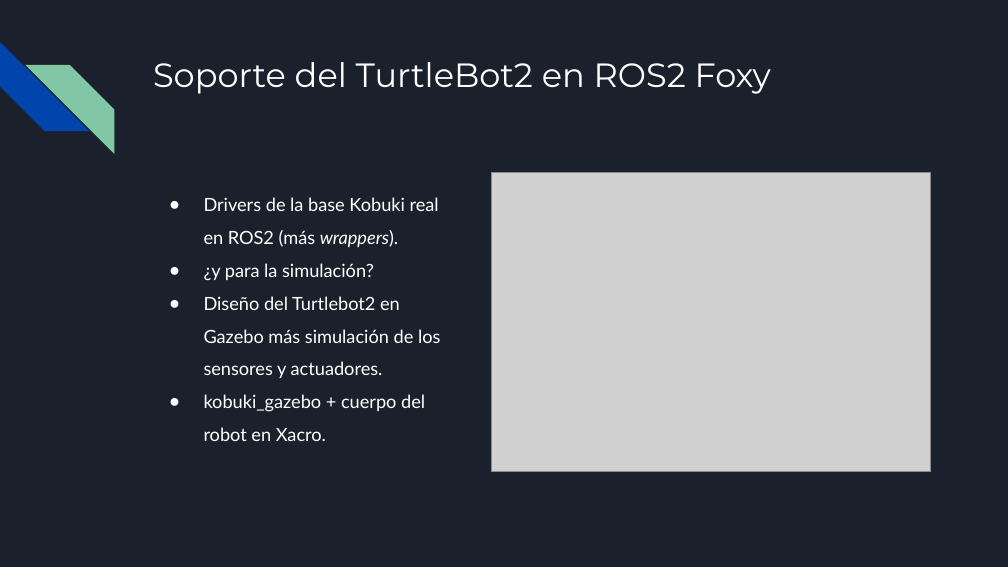
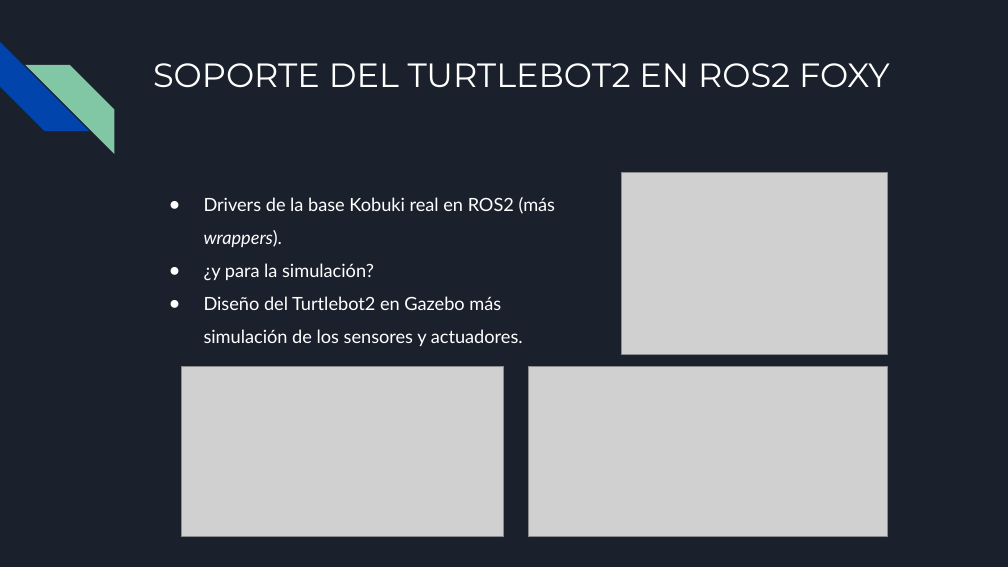
Before and after one commit to RoboticsLabURJC/2021-tfg-carlos-caminero, a slide deck: slide 8 of presentacion/presentacion.pptx (slide 7 before the commit). Drawn at 1008x567 pixels with LibreOffice and Linux fonts; fonts in the diff are those of the drawing; grey boxes stand for pictures. Boxes give left, top, right and bottom in pixels: in the first picture for what was removed or moved away, otherwise in the second. Text is boxed around its words. In the diff, an @@ line names an element or a change of style, - is before the commit and + after.

```diff
--- a/presentacion/presentacion.pptx
+++ b/presentacion/presentacion.pptx
@@ title at [153, 63, 890, 88]: text changed @@
-Soporte del TurtleBot2 en ROS2 Foxy
+SOPORTE DEL TURTLEBOT2 EN ROS2 FOXY
@@ picture: place and size @@
-picture at [492, 172, 930, 472]
+picture at [621, 172, 887, 354]
@@ picture added at [181, 366, 504, 536] @@
@@ picture added at [528, 366, 887, 536] @@
@@ text at [204, 394, 425, 441]: paragraph removed @@
-● kobuki_gazebo + cuerpo del robot en Xacro.
```
Also in this commit, not shown: 15 other slides changed, 1 slide added, 1 other file.
